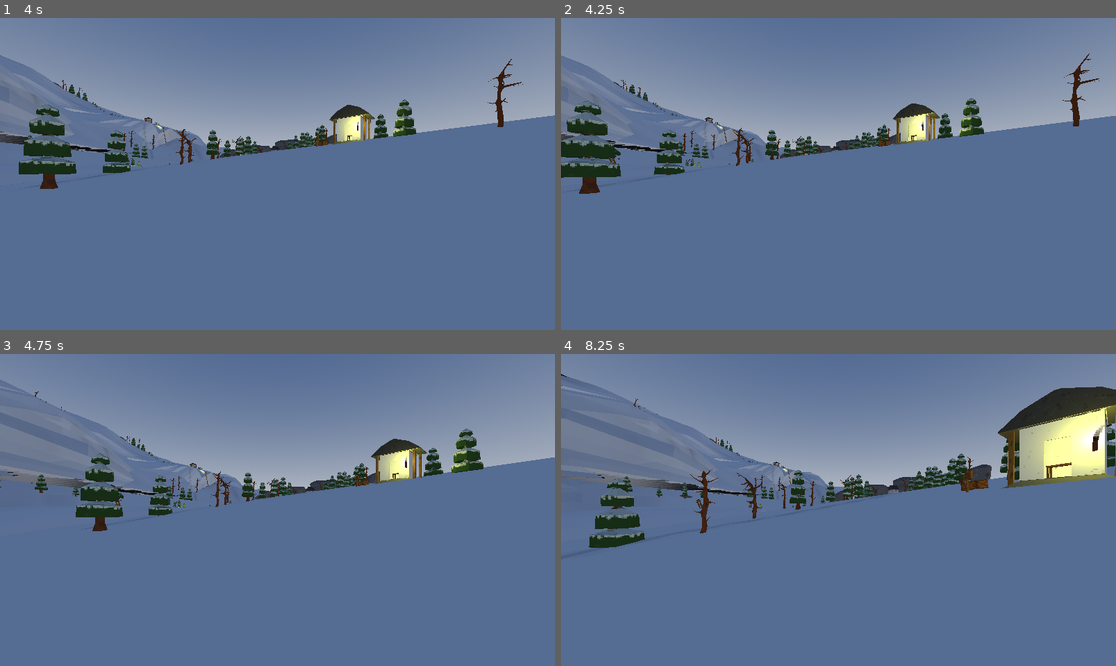
Above: before the commit, frames 1-4 (two rows, left to right).
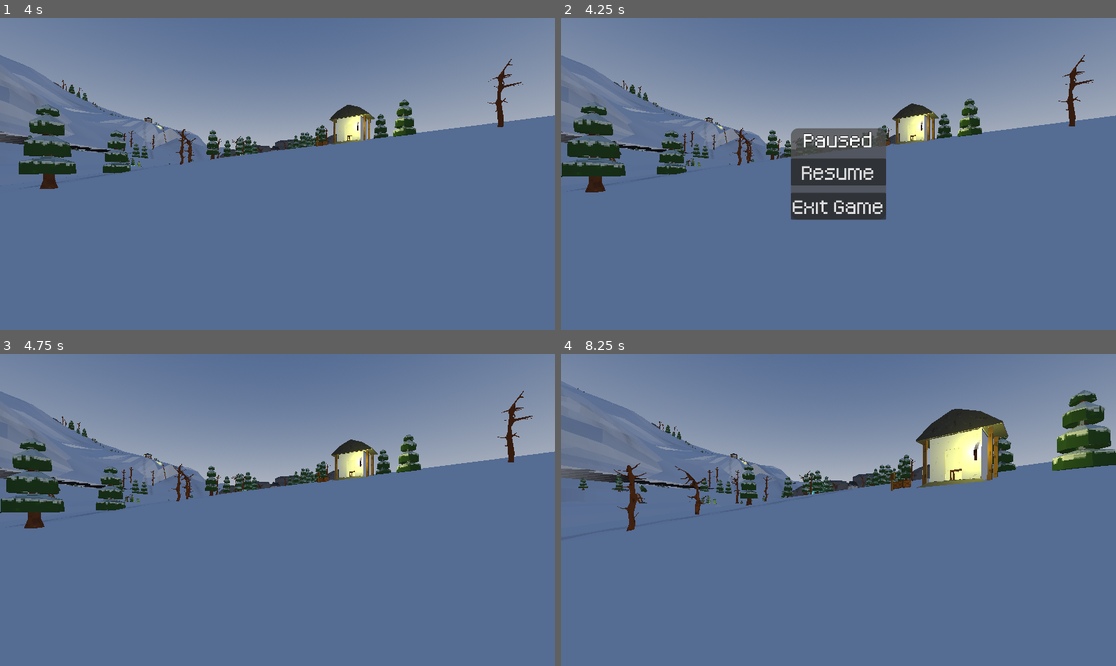
Above: after the commit, the same moments.

Repository: LDGamingExpress/Frost-Game
Game: Godot game, scene res://MainGame.tscn
Two runs of this game, one before a commit and one after it. Both use one fixed random seed, a clock stepped at 60 frames per second and the inputs below. Sound files missing from this copy of the repository are replaced by a short silence.
Inputs (mouse positions are in pixels of both pictures, inside the frame that each line leads up to):
- Up to frame 1 (4 s): tap Enter at 0.5 s; move the mouse to (305, 174) at 0.52 s; hold W (Forward) from 0.53 s (still down); tap E (Use) every 0.75 s from 0.6 to 3.6 s; tap Space (Jump) at 0.77, 1.52, 3.02, 3.77 s; move the mouse to (249, 174) at 1.27 s; move the mouse to (288, 167) at 2.02 s; move the mouse to (271, 180) at 2.77 s; move the mouse to (316, 177) at 3.52 s
- Up to frame 2 (4.25 s): keep holding W (Forward); tap Escape (Pause, bound only after the commit) at 4.15 s
- Up to frame 3 (4.75 s): release W (Forward) at 4.25 s; click (277, 506) at 4.25 s, where only the run after the commit has a clickable "Resume"
- Up to frame 4 (8.25 s): tap Space (Jump) at 5, 5.27, 6.77, 7.52 s; move the mouse to (794, 506) at 5.02 s; hold W (Forward) 5.03-6.53 s; tap E (Use) every 0.75 s from 5.1 to 8.1 s; move the mouse to (844, 510) at 5.77 s; move the mouse to (816, 503) at 6.52 s; hold D (Right) 6.53-7.28 s; move the mouse to (866, 510) at 7.27 s; hold W (Forward) from 7.28 s (still down); move the mouse to (810, 510) at 8.02 s

Frame 1 is identical in both runs. In frame 2, 6.9% of the frame differs, in the area x 0-100%, y 11-65%; in frame 3, 10%; in frame 4, 15%, in the area x 0-100%, y 6-63%.

Commit message:
Pause Menu and Sound Tweak

Diff:
--- /dev/null
+++ b/scaling-the-frost/PauseMenuScript.gd
@@ -0,0 +1,23 @@
+extends PanelContainer
+
+# Called every frame. 'delta' is the elapsed time since the previous frame.
+func _process(delta: float) -> void:
+	if Input.is_action_just_pressed("Pause"):
+		if get_tree().paused == false:
+			visible = true
+			get_tree().paused = true
+			Input.mouse_mode = Input.MOUSE_MODE_VISIBLE
+		else:
+			visible = false
+			get_tree().paused = false
+			Input.mouse_mode = Input.MOUSE_MODE_CAPTURED
+
+
+func _on_resume_button_pressed() -> void:
+	visible = false
+	get_tree().paused = false
+	Input.mouse_mode = Input.MOUSE_MODE_CAPTURED
+
+
+func _on_exit_button_pressed() -> void:
+	get_tree().quit()
--- a/scaling-the-frost/Player.tscn
+++ b/scaling-the-frost/Player.tscn
@@ -1,8 +1,9 @@
-[gd_scene load_steps=16 format=3 uid="uid://cetyhqh542ot2"]
+[gd_scene load_steps=18 format=3 uid="uid://cetyhqh542ot2"]
 
 [ext_resource type="Script" path="res://PlayerScript.gd" id="1_373f7"]
 [ext_resource type="Script" path="res://PlayerCamera.gd" id="2_dmxii"]
 [ext_resource type="Theme" uid="uid://di13i5mjc1r5e" path="res://MainTheme.tres" id="3_df5y3"]
+[ext_resource type="Script" path="res://PauseMenuScript.gd" id="4_knygh"]
 [ext_resource type="AudioStream" uid="uid://b6branlca0mp2" path="res://SFX/Frosty_Mountain_Wind.wav" id="4_rbejc"]
 [ext_resource type="AudioStream" uid="uid://ouprhj6wc3f6" path="res://SFX/EditedSnowFootsteps.mp3" id="5_pxts6"]
 
@@ -22,6 +23,13 @@
 corner_radius_top_right = 5
 corner_radius_bottom_right = 5
 corner_radius_bottom_left = 5
+
+[sub_resource type="StyleBoxFlat" id="StyleBoxFlat_kyprm"]
+bg_color = Color(0.310617, 0.310617, 0.310617, 0.756863)
+corner_radius_top_left = 16
+corner_radius_top_right = 16
+corner_radius_bottom_right = 16
+corner_radius_bottom_left = 16
 
 [sub_resource type="Curve" id="Curve_a3yyi"]
 min_value = -360.0
@@ -101,6 +109,7 @@
 grow_vertical = 0
 
 [node name="NoteLabel" type="Label" parent="Camera3D/CanvasLayer/VBoxContainer"]
+visible = false
 layout_mode = 2
 theme = ExtResource("3_df5y3")
 text = "Press E to Read Note"
@@ -141,6 +150,41 @@
 Sincerely,
 Emily"
 
+[node name="PanelContainer" type="PanelContainer" parent="Camera3D/CanvasLayer"]
+process_mode = 3
+visible = false
+anchors_preset = 8
+anchor_left = 0.5
+anchor_top = 0.5
+anchor_right = 0.5
+anchor_bottom = 0.5
+offset_left = -43.5
+offset_top = -46.5
+offset_right = 43.5
+offset_bottom = 46.5
+grow_horizontal = 2
+grow_vertical = 2
+theme_override_styles/panel = SubResource("StyleBoxFlat_kyprm")
+script = ExtResource("4_knygh")
+
+[node name="VBoxContainer" type="VBoxContainer" parent="Camera3D/CanvasLayer/PanelContainer"]
+layout_mode = 2
+theme = ExtResource("3_df5y3")
+theme_override_constants/separation = 15
+
+[node name="Label" type="Label" parent="Camera3D/CanvasLayer/PanelContainer/VBoxContainer"]
+layout_mode = 2
+text = "Paused"
+horizontal_alignment = 1
+
+[node name="ResumeButton" type="Button" parent="Camera3D/CanvasLayer/PanelContainer/VBoxContainer"]
+layout_mode = 2
+text = "Resume"
+
+[node name="ExitButton" type="Button" parent="Camera3D/CanvasLayer/PanelContainer/VBoxContainer"]
+layout_mode = 2
+text = "Exit Game"
+
 [node name="GPUParticles3D" type="GPUParticles3D" parent="."]
 amount = 80
 lifetime = 3.0
@@ -151,19 +195,22 @@
 [node name="AudioListener3D" type="AudioListener3D" parent="."]
 
 [node name="BackgroundSFX" type="AudioStreamPlayer3D" parent="."]
+process_mode = 3
 stream = ExtResource("4_rbejc")
-volume_db = 18.286
+max_db = 6.0
 pitch_scale = 1.1
 autoplay = true
-panning_strength = 0.8
 
 [node name="Footsteps" type="AudioStreamPlayer3D" parent="."]
 stream = ExtResource("5_pxts6")
-max_db = 0.714
+max_db = 0.1
 panning_strength = 1.4
+bus = &"Footsteps"
 
 [node name="FootRay" type="RayCast3D" parent="."]
 target_position = Vector3(0, -1.1, 0)
 
+[connection signal="pressed" from="Camera3D/CanvasLayer/PanelContainer/VBoxContainer/ResumeButton" to="Camera3D/CanvasLayer/PanelContainer" method="_on_resume_button_pressed"]
+[connection signal="pressed" from="Camera3D/CanvasLayer/PanelContainer/VBoxContainer/ExitButton" to="Camera3D/CanvasLayer/PanelContainer" method="_on_exit_button_pressed"]
 [connection signal="finished" from="BackgroundSFX" to="." method="_on_background_sfx_finished"]
 [connection signal="finished" from="Footsteps" to="." method="_on_footsteps_finished"]
--- a/scaling-the-frost/PlayerScript.gd
+++ b/scaling-the-frost/PlayerScript.gd
@@ -1,7 +1,7 @@
 extends CharacterBody3D
 
 
-var Health = 100
+var Health = 100.0
 const SPEED = 3.0
 const JUMP_VELOCITY = 4
 var push_force = 2.0
@@ -11,7 +11,7 @@
 var HoldObj = null
 var JustDropped = false
 var JustRead = false
-var TEMPERATURE = -1
+var TEMPERATURE = -1.0
 var ALIVE = true
 var Walking = false
 
@@ -122,15 +122,13 @@
 		if Health < 100:
 			Health += 1
 	else:
-		Health -= (1/3) * (TEMPERATURE * -1)
+		Health -= (0.3) * (TEMPERATURE * -1)
 		if Health <= 0:
 			ALIVE = false
-
-func ready():
 	temperature()
 
-
-
+func _ready() -> void:
+	temperature()
 
 func _on_footsteps_finished() -> void:
 	if Walking == true:
--- /dev/null
+++ b/scaling-the-frost/default_bus_layout.tres
@@ -0,0 +1,10 @@
+[gd_resource type="AudioBusLayout" format=3 uid="uid://clbnp60k5cltx"]
+
+[resource]
+bus/0/volume_db = 2.647
+bus/1/name = &"Footsteps"
+bus/1/solo = false
+bus/1/mute = false
+bus/1/bypass_fx = false
+bus/1/volume_db = -10.5236
+bus/1/send = &"Master"
--- a/scaling-the-frost/project.godot
+++ b/scaling-the-frost/project.godot
@@ -17,7 +17,7 @@
 
 [display]
 
-window/size/mode=2
+window/size/mode=3
 
 [dotnet]
 
@@ -55,3 +55,8 @@
 "events": [Object(InputEventKey,"resource_local_to_scene":false,"resource_name":"","device":-1,"window_id":0,"alt_press …(192 unchanged characters)…
 ]
 }
+Pause={
+"deadzone": 0.5,
+"events": [Object(InputEventKey,"resource_local_to_scene":false,"resource_name":"","device":-1,"window_id":0,"alt_pressed":false,"shift_pressed":false,"ctrl_pressed":false,"meta_pressed":false,"pressed":false,"keycode":0,"physical_keycode":4194305,"key_label":0,"unicode":0,"location":0,"echo":false,"script":null)
+]
+}
